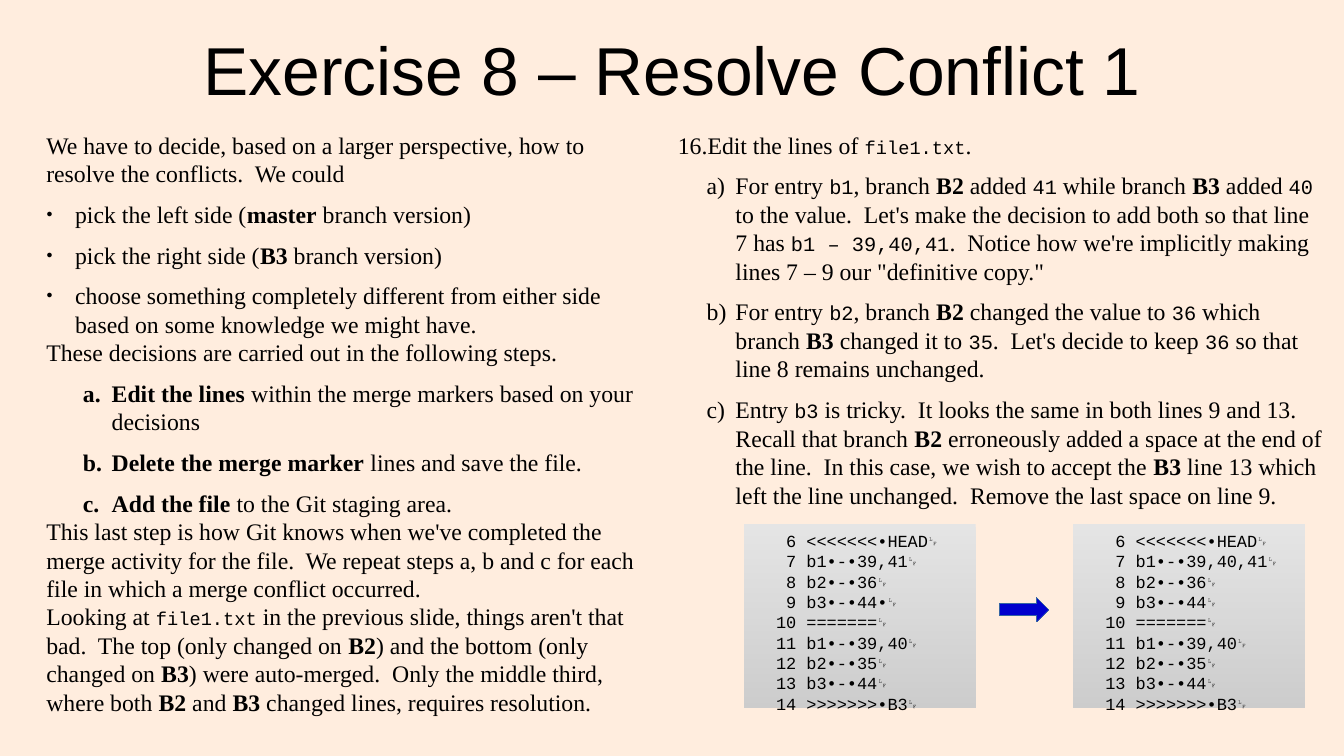
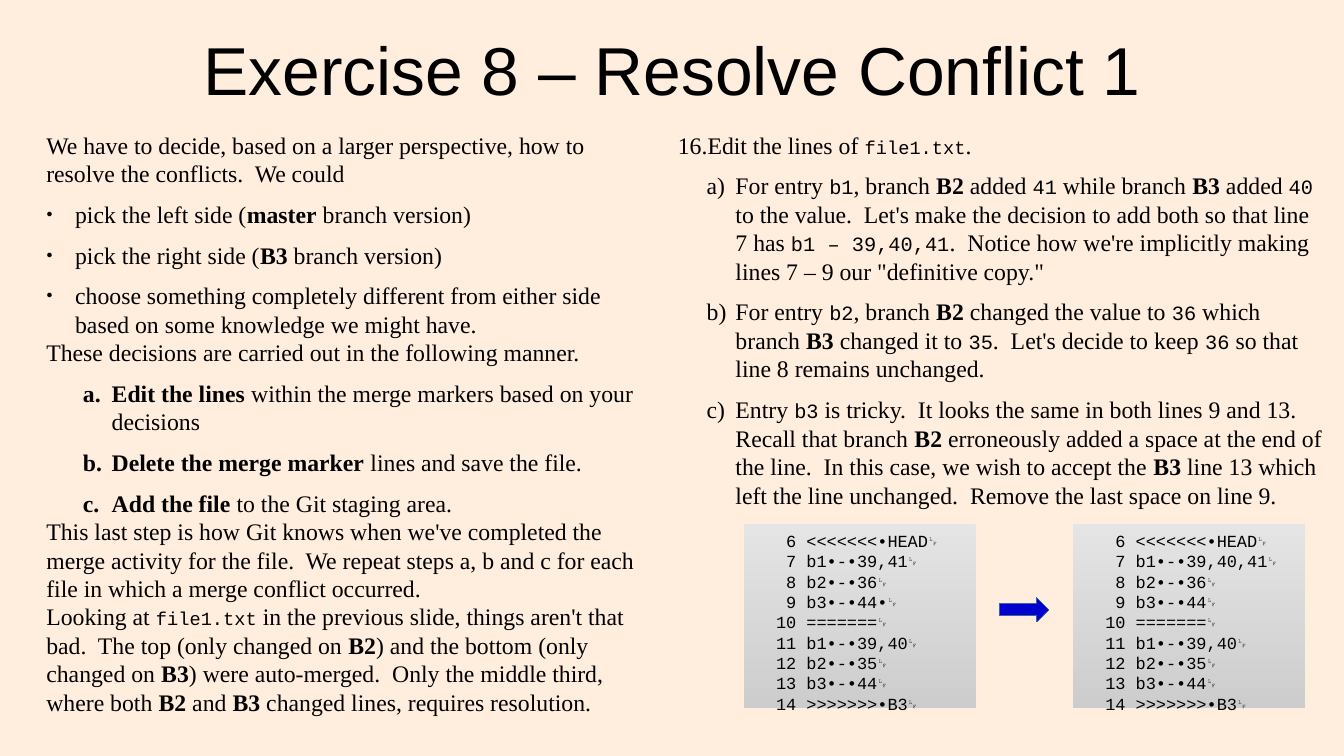
Before and after one commit to lacounty-isab/workshops, a slide deck: slide 17 of git/GitWorkshop2.odp. Drawn at 1344x756 pixels with LibreOffice and Linux fonts; fonts in the diff are those of the drawing. Boxes give left, top, right and bottom in pixels: in the first picture for what was removed or moved away, otherwise in the second. Text is boxed around its words. In the diff, an @@ line names an element or a change of style, - is before the commit and + after.

Commit message:
Completed Exercise 8 on merge-conflicts; started Remote Repositories section.
This commit starts the re-organization of content in three parts
rather than just two.  The title pages do not reflect that yet.

```diff
--- a/git/GitWorkshop2.odp
+++ b/git/GitWorkshop2.odp
@@ text at [46,344,580,366]: text changed @@
-These decisions are carried out in the following steps.
+These decisions are carried out in the following manner.
```
Also in this commit, not shown: 5 other slides changed, 1 slide added, 6 other files.
